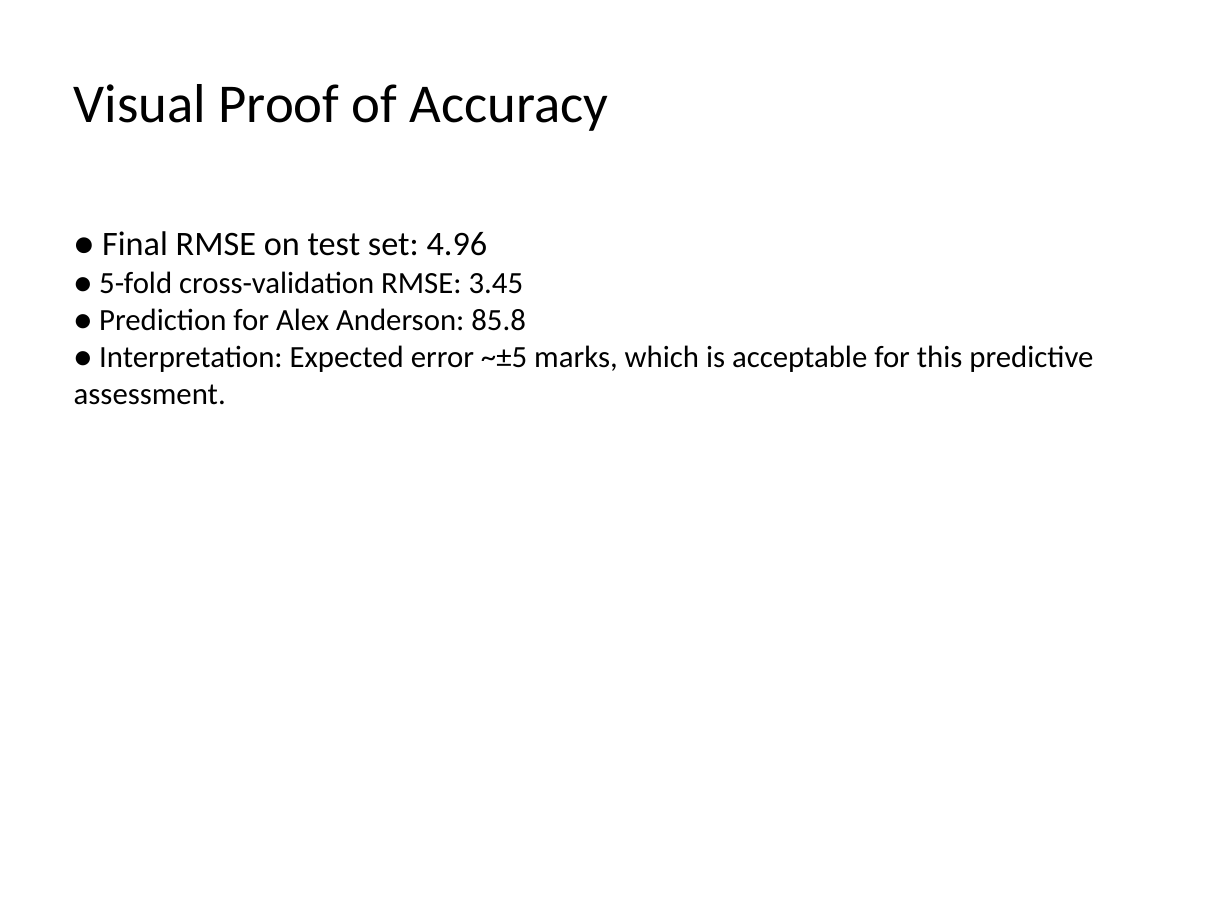
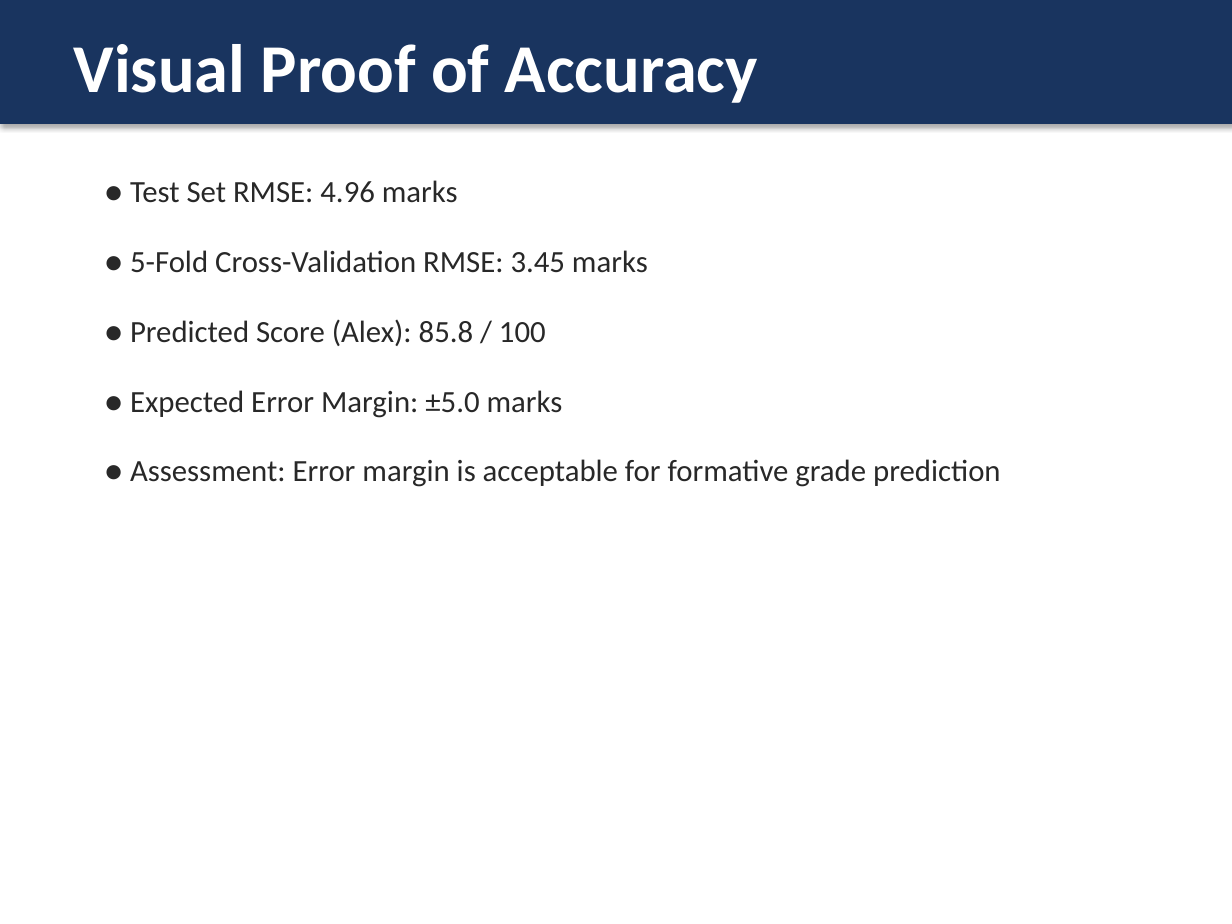
Before and after one commit to CatSolo05/Automation_assesment_task3, a slide deck: slide 3 of Academic Predictor Presentation.pptx. Drawn at 1232x924 pixels with LibreOffice and Linux fonts; fonts in the diff are those of the drawing. Boxes give left, top, right and bottom in pixels: in the first picture for what was removed or moved away, otherwise in the second. Text is boxed around its words. In the diff, an @@ line names an element or a change of style, - is before the commit and + after.

Commit message:
Improve presentation with professional theme, typography, and visual hierarchy

```diff
--- a/Academic Predictor Presentation.pptx
+++ b/Academic Predictor Presentation.pptx
@@ rectangle added at <box>0,0,1232,123</box>, fill #19345F, outline #19345F 0.75 pt @@
@@ text "Visual Proof of Accuracy": place and size @@
-text "Visual Proof of Accuracy" at <box>74,84,609,131</box>
+text "Visual Proof of Accuracy" at <box>74,44,758,103</box>
@@ text "Visual Proof of Accuracy" at <box>74,44,758,103</box>: size 32 to 40 pt, text colour #000000 to #FFFFFF, bold on @@
@@ text at <box>130,180,1001,487</box>: text changed; text colour #000000 to #282828 @@
-● Final RMSE on test set: 4.96
-● 5-fold cross-validation RMSE: 3.45
-● Prediction for Alex Anderson: 85.8
-● Interpretation: Expected error ~±5 marks, which is acceptable for this predictive assessment.
+● Test Set RMSE: 4.96 marks
+● 5-Fold Cross-Validation RMSE: 3.45 marks
+● Predicted Score (Alex): 85.8 / 100
+● Expected Error Margin: ±5.0 marks
+● Assessment: Error margin is acceptable for formative grade prediction
```
Also in this commit, not shown: 2 other slides changed, 3 slides added, 3 slides removed.
